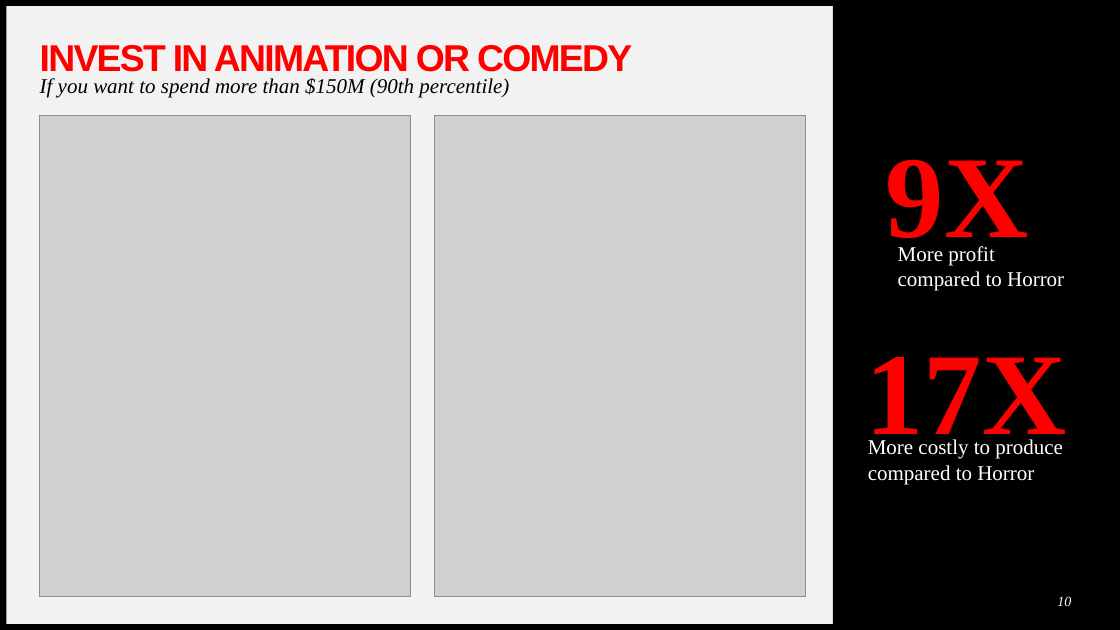
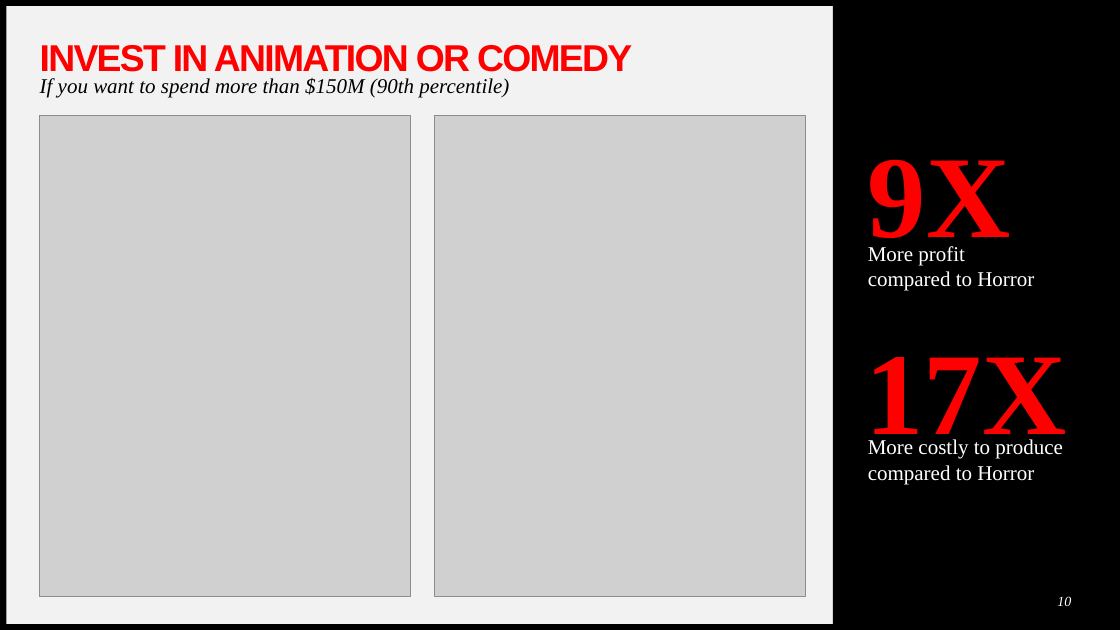
Before and after one commit to bentson1187/dsc-phase-1-project, a slide deck: slide 10 of Microsoft Presentation.pptx. Drawn at 1120x630 pixels with LibreOffice and Linux fonts; fonts in the diff are those of the drawing; grey boxes stand for pictures. Boxes give left, top, right and bottom in pixels: in the first picture for what was removed or moved away, otherwise in the second. Text is boxed around its words. In the diff, an @@ line names an element or a change of style, - is before the commit and + after.

Commit message:
Made final tweak to presentation

```diff
--- a/Microsoft Presentation.pptx
+++ b/Microsoft Presentation.pptx
@@ text "9X": place and size @@
-text "9X" at [886, 159, 1029, 258]
+text "9X" at [868, 159, 1011, 258]
@@ text "More profit compared to Horror": place and size @@
-text "More profit compared to Horror" at [898, 246, 1064, 291]
+text "More profit compared to Horror" at [868, 246, 1034, 291]
```
Also in this commit, not shown: 2 other slides changed, 2 other files.
